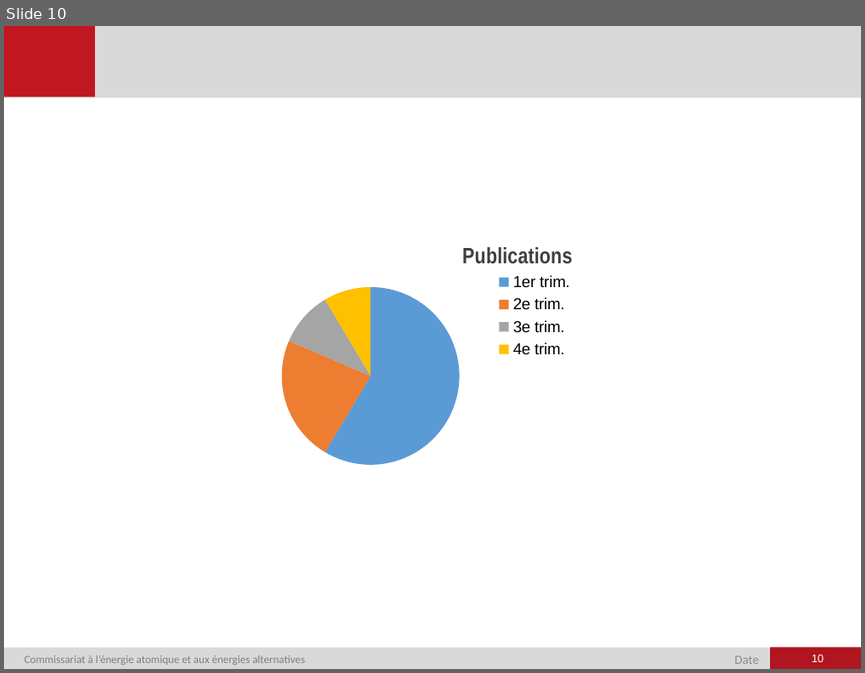
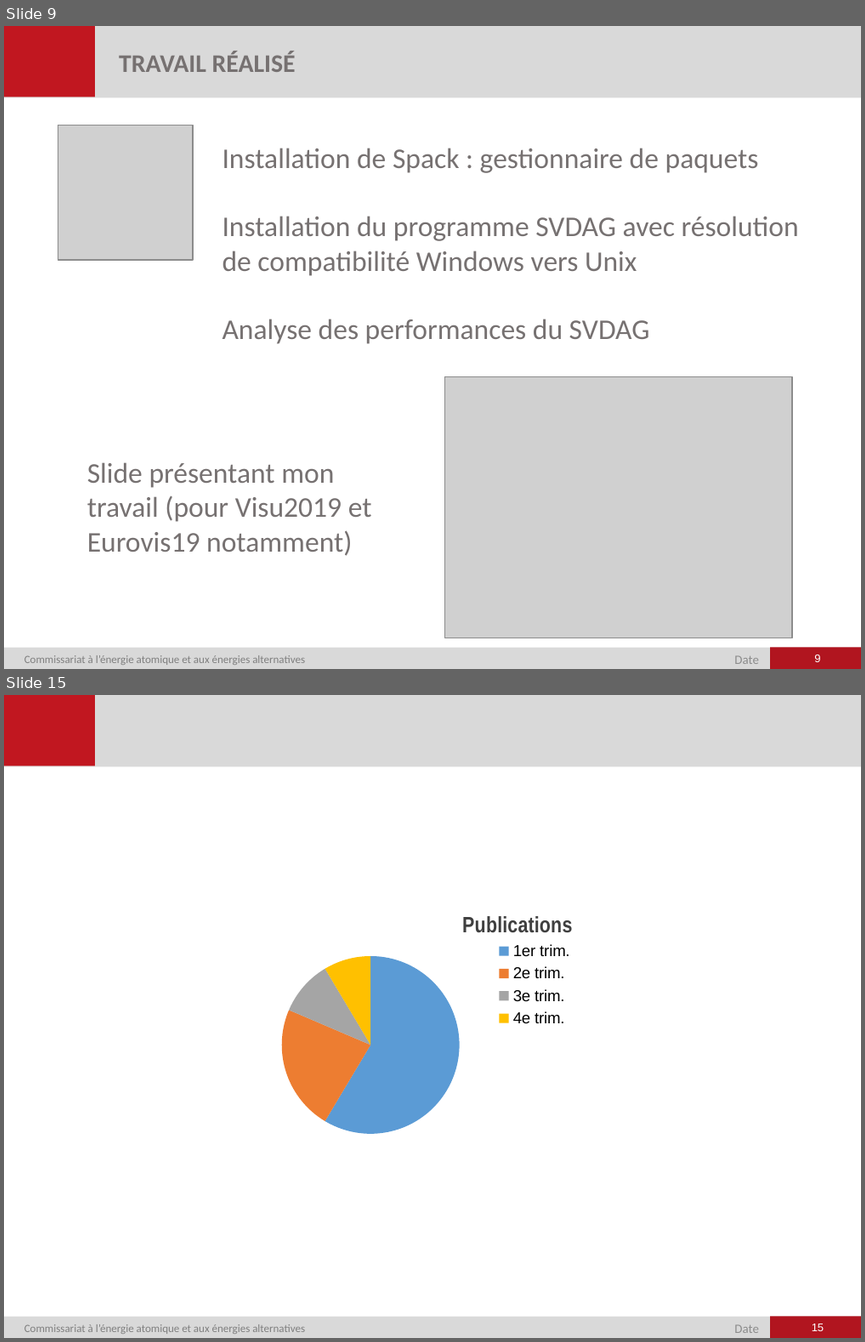
Before and after one commit to RocheAntoine/RapportStageM1, a slide deck: Présentation.pptx. Shown one above the other, each under a label of ours: slide 10 before the commit, slides 9 and 15 after it; the slides between them are not shown. The pictures are 865x673 and 865x1342 pixels, drawn with LibreOffice and Linux fonts; fonts in the diff are those of the drawing; grey boxes stand for pictures; background and template pictures are left out. Boxes give left, top, right and bottom in pixels: in the first picture for what was removed or moved away, otherwise in the second. Text is boxed around its words. In the diff, an @@ line names an element or a change of style, - is before the commit and + after.

```diff
--- a/Présentation.pptx
+++ b/Présentation.pptx
@@ slide 9 added at [4, 26, 861, 669], background #FFFFFF; not listed: 6 template elements that a slide beside it also shows @@
@@ text added at [119, 51, 296, 72], 16 pt, text #767171, bold @@
+TRAVAIL RÉALISÉ
@@ picture added at [58, 125, 193, 261] @@
@@ text added at [222, 148, 799, 344], 18 pt, text #767171 @@
+Installation de Spack : gestionnaire de paquets
+Installation du programme SVDAG avec résolution de compatibilité Windows vers Unix
+Analyse des performances du SVDAG
@@ picture added at [445, 377, 792, 637] @@
@@ text added at [87, 462, 372, 556], 18 pt, text #767171 @@
+Slide présentant mon travail (pour Visu2019 et Eurovis19 notamment)
@@ page number added at [814, 654, 820, 662], 7 pt, text #FFFFFF @@
+9
@@ what was slide 10 is now slide 15 @@
@@ page number at [812, 1323, 823, 1331]: text changed @@
-10
+15
```
Also in this commit, not shown: 7 slides changed, 6 other slides added, 2 slides removed.
